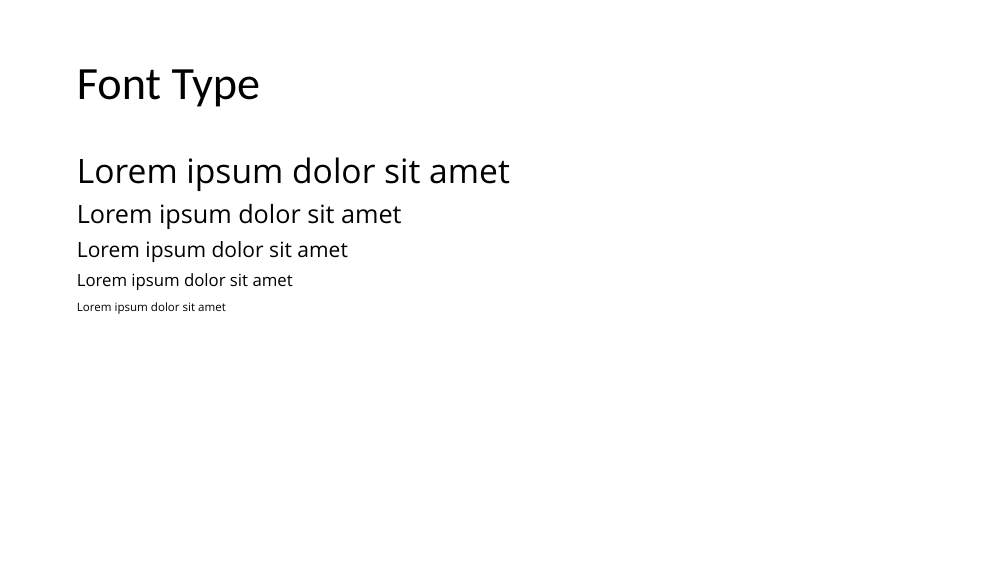
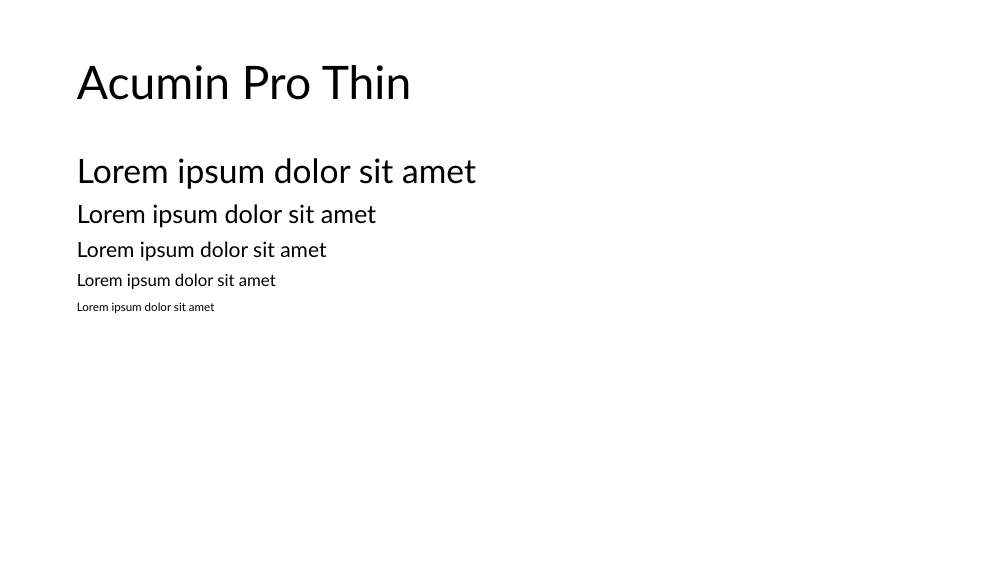
Before and after one commit to RandumbFluke/Design_Enterprise, a slide deck: slide 9 of CV/CV Planning.pptx. Drawn at 1008x567 pixels with LibreOffice and Linux fonts; fonts in the diff are those of the drawing. Boxes give left, top, right and bottom in pixels: in the first picture for what was removed or moved away, otherwise in the second. Text is boxed around its words. In the diff, an @@ line names an element or a change of style, - is before the commit and + after.

```diff
--- a/CV/CV Planning.pptx
+++ b/CV/CV Planning.pptx
@@ title at (x1=77, y1=65, x2=412, y2=100): text changed; font Calibri to Lato @@
-Font Type
+Acumin Pro Thin
@@ text "Lorem ipsum dolor sit amet" at (x1=77, y1=158, x2=476, y2=313): font Open Sans to Lato @@
```
Also in this commit, not shown: 1 other slide changed, 4 slides added, 1 slide removed, 9 other files.
